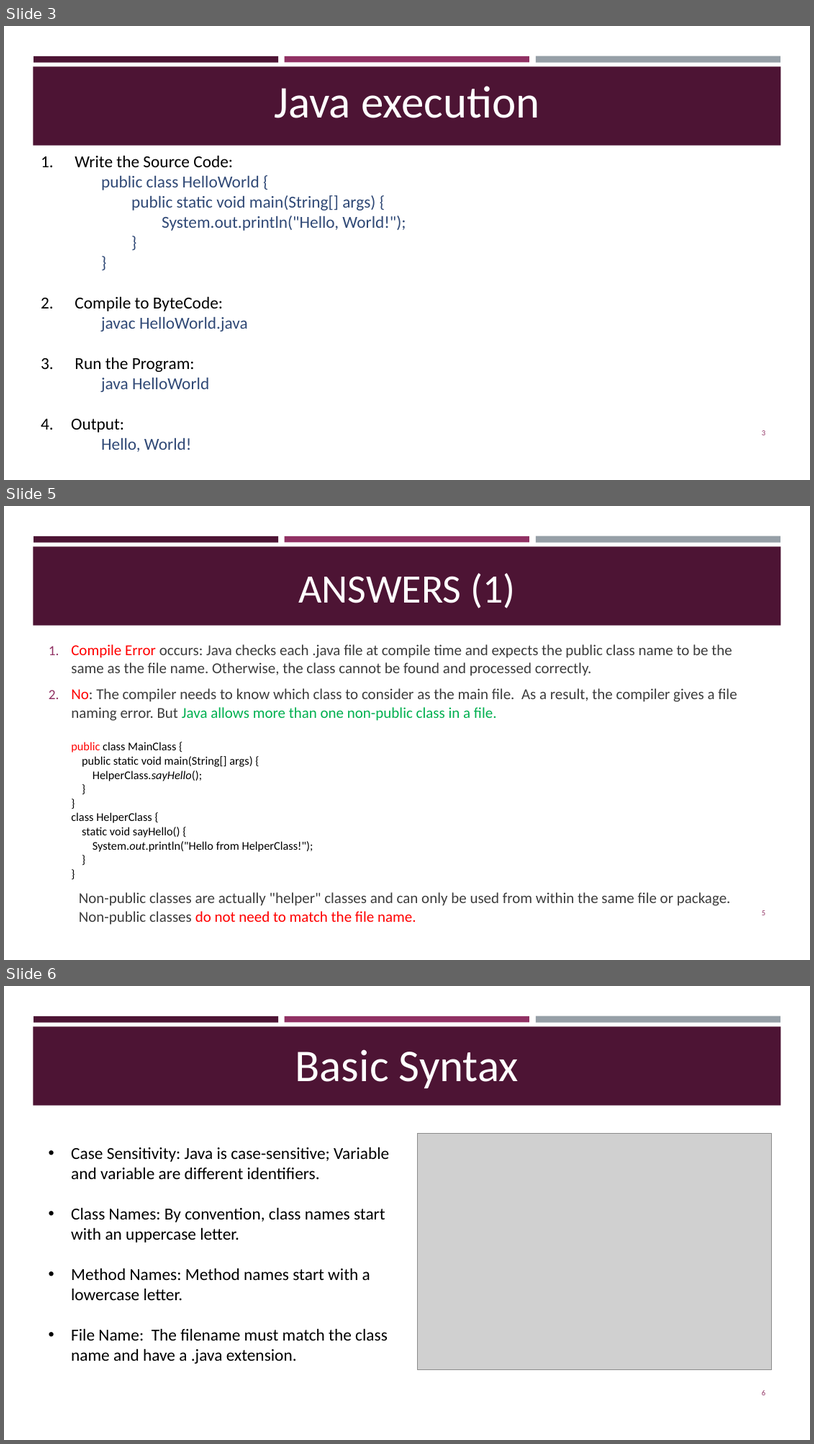
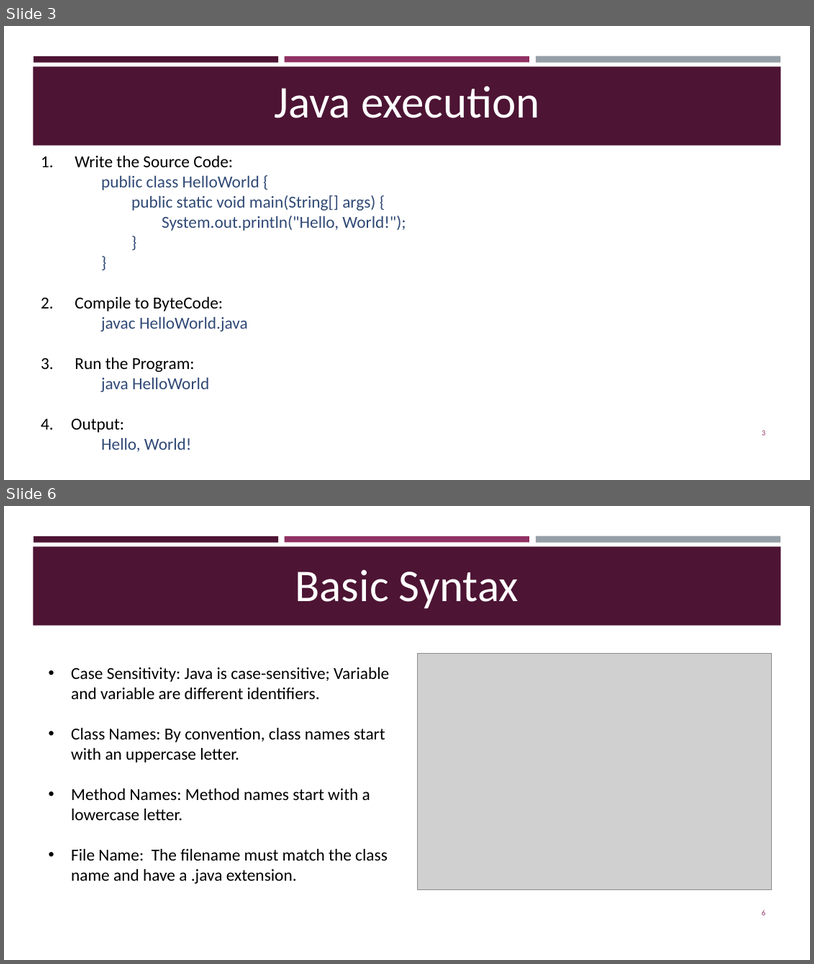
Before and after one commit to AUT-Programming/Java-Programming, a slide deck: Slides/ch1_BasicsAndObjects.pptx. Shown one above the other, each under a label of ours: slides 3, 5 and 6 before the commit, slides 3 and 6 after it; the slides between them are not shown. The pictures are 814x1444 and 814x964 pixels, drawn with LibreOffice and Linux fonts; fonts in the diff are those of the drawing; grey boxes stand for pictures. Boxes give left, top, right and bottom in pixels: in the first picture for what was removed or moved away, otherwise in the second. Text is boxed around its words. In the diff, an @@ line names an element or a change of style, - is before the commit and + after.

```diff
--- a/Slides/ch1_BasicsAndObjects.pptx
+++ b/Slides/ch1_BasicsAndObjects.pptx
@@ slide 5 removed at [4, 506, 810, 960], background #FFFFFF; not listed: 4 template elements that a slide beside it also shows @@
@@ title removed at [298, 573, 515, 608] @@
-ANSWERS (1)
@@ text removed at [71, 644, 737, 924] @@
-1. Compile Error occurs: Java checks each .java file at compile time and expects the public class name to be the same as the file name. Otherwise, the class cannot be found and processed correctly.
-2. No: The compiler needs to know which class to consider as the main file. As a result, the compiler gives a file naming error. But Java allows more than one non-public class in a file.
-   public class MainClass {
-   public static void main(String[] args) {
-   HelperClass.sayHello();
-   }
-   }
-   class HelperClass {
-   static void sayHello() {
-   System.out.println("Hello from HelperClass!");
-   }
-   }
-Non-public classes are actually "helper" classes and can only be used from within the same file or package.
-Non-public classes do not need to match the file name.
@@ page number removed at [762, 910, 766, 915] @@
-5
```
Also in this commit, not shown: 1 slide changed, 1 slide added.
